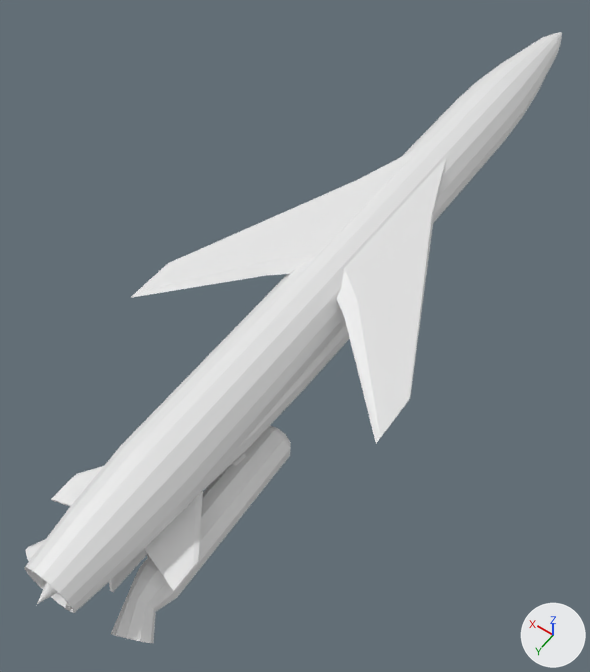
A saved change to the Blender file Assets/Models/WIP/P-500.blend.
One viewpoint serves both versions: a 50 mm lens placed at (-3.64, 5.18, 7.82), pointed at (0.26, -0.28, -0.77). Lighting does not change. The marker at lower right points along +X, +Y and +Z.

Names of what the first picture shows: 'Body', 'Booster', 'Folding Wing', 'Tail Section', 'Wing Root'.
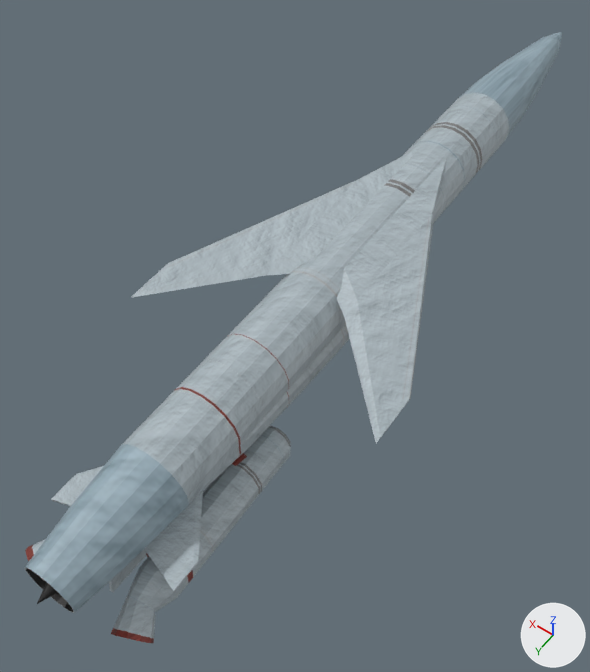
The change in detail:
Picture 'P500.png' (img_p500_png) is new.
Material 'P500' (mat_p500) is new.
Its texture is img_p500_png.
me_cylinder_001 has 381 vertices, 397 faces and spans x -1.0..1.0, y -3.8..-0.9, z -12.7..12.3.
me_cylinder_001 is used by ob_body; location (-0.08, -1.42, -1.09); rotation (-1.571, 0.0, 0.0), in degrees (-90, 0, 0); scale (0.469, 0.469, 0.469).
me_cylinder_001 part 1: texture (UV) coordinates of 379 of 397 faces, centred in x -1.0..1.0, y -3.8..-0.9, z -12.5..11.4, changed; they spanned u 0.0..1.0, v 0.02..1.0 and now span u 0.04..1.0, v 0.1..1.06.
me_cylinder_001 now uses material mat_p500 (picture img_p500_png).
me_cylinder_003 has 54 vertices, 42 faces and spans x -1.19..1.19, y -0.23..0.19, z -3.71..3.15.
me_cylinder_003 now uses material mat_p500 (picture img_p500_png).
me_cylinder_004 has 54 vertices, 42 faces and spans x -3.65..3.65, y -0.27..0.11, z -4.13..2.75.
me_cylinder_004 now uses material mat_p500 (picture img_p500_png).
me_cube_001 has 28 vertices, 24 faces and spans x -9.0..9.0, y -9.3..6.8, z -9.7..0.4.
me_cube_001 now uses material mat_p500 (picture img_p500_png).
me_cylinder is used by ob_booster; location (0.37, 2.48, -0.54); rotation (1.571, 0.0, 0.0), in degrees (90, 0, 0); scale (0.769, 0.769, 0.769).
me_cylinder had 160 vertices, 144 faces and spanned x -1.72..0.55, y -0.46..0.47, z -2.05..1.72.
me_cylinder now has 190 vertices, 174 faces and spans x -1.72..0.55, y -0.46..0.47, z -2.05..1.72.
me_cylinder part 2: 30 vertices added at x -1.58..-0.91, y -0.32..0.43, z -0.86..0.24.
me_cylinder part 3: 134 faces spanning x -1.72..0.55, y -0.46..0.47, z -2.05..1.72 switch from no material to mat_p500 (picture img_p500_png).

Where the change shows, as pixel boxes [x1, y1, x2, y2] in the pictures (590 x 672 px):
'Body', recoloured, surface changed
    both: [25, 32, 562, 613]
'Folding Wing', recoloured (white to grey)
    both: [131, 180, 434, 443]
'Wing Root', recoloured (white to grey)
    both: [267, 147, 446, 317]
'Tail Section', recoloured (white to grey)
    both: [51, 466, 203, 592]
part 2 of me_cylinder, added
    after: [141, 428, 291, 597]
part 3 of me_cylinder, recoloured
    both: [25, 426, 291, 643]
